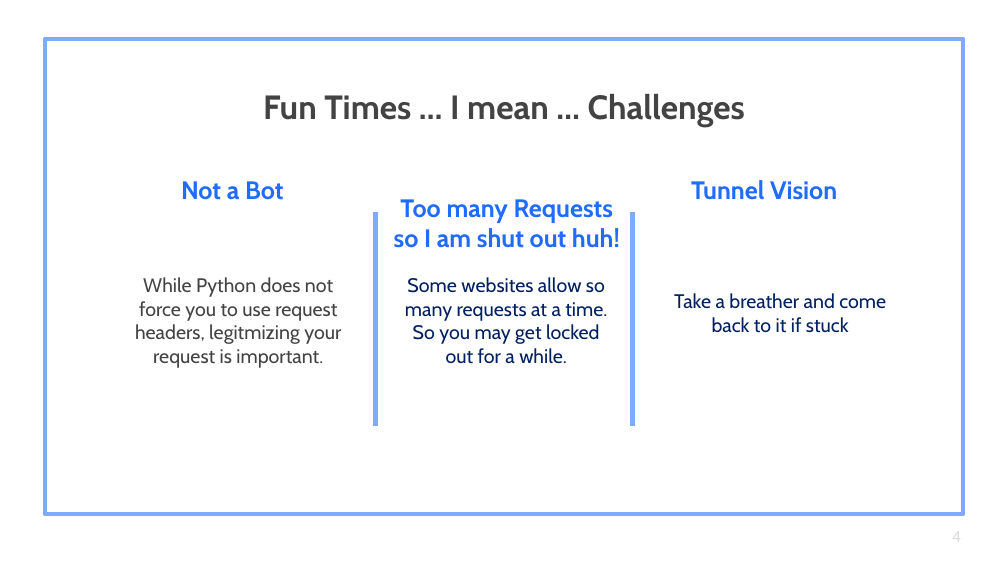
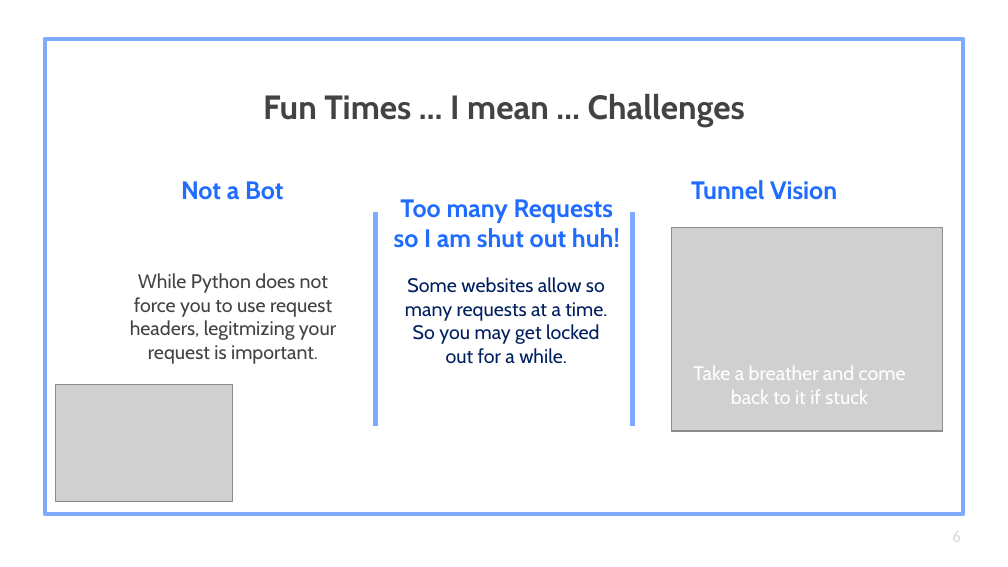
Before and after one commit to Eldiias/data-ft-par-labs, a slide deck: slide 6 of Projects/Week-3/output/WebScrapping Project Presentation.pptx (slide 4 before the commit). Drawn at 1008x567 pixels with LibreOffice and Linux fonts; fonts in the diff are those of the drawing; grey boxes stand for pictures. Boxes give left, top, right and bottom in pixels: in the first picture for what was removed or moved away, otherwise in the second. Text is boxed around its words. In the diff, an @@ line names an element or a change of style, - is before the commit and + after.

```diff
--- a/Projects/Week-3/output/WebScrapping Project Presentation.pptx
+++ b/Projects/Week-3/output/WebScrapping Project Presentation.pptx
@@ picture added at (x1=671, y1=228, x2=942, y2=431) @@
@@ subtitle "While Python does not force ..." moved from (x1=135, y1=277, x2=341, y2=368) to (x1=130, y1=273, x2=336, y2=364) @@
@@ subtitle "Take a breather and come ..." moved from (x1=674, y1=293, x2=886, y2=333) to (x1=693, y1=366, x2=906, y2=404) @@
@@ subtitle "Take a breather and come ..." at (x1=693, y1=366, x2=906, y2=404): text colour #002060 to #FFFFFF @@
@@ picture added at (x1=55, y1=384, x2=232, y2=501) @@
@@ page number at (x1=952, y1=526, x2=960, y2=546): text changed @@
-4
+6
```
Also in this commit, not shown: 3 other slides changed, 4 other files.
